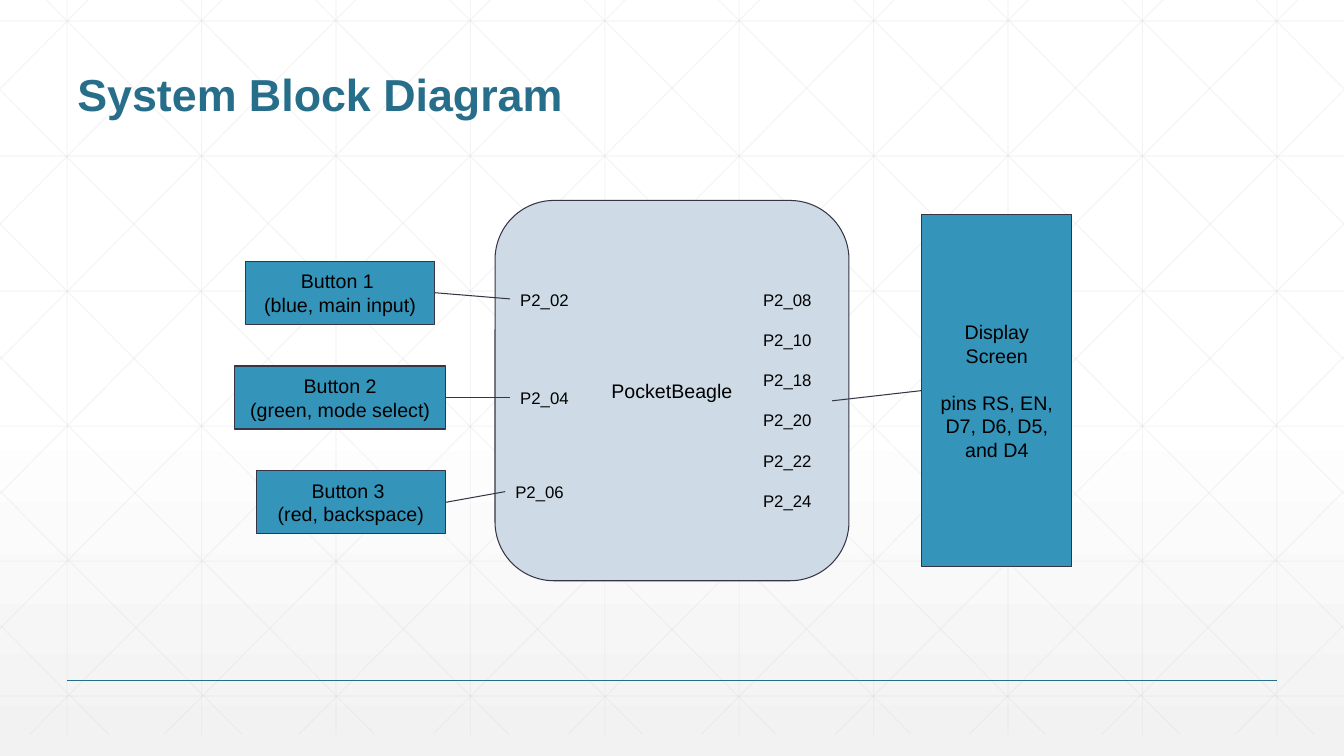
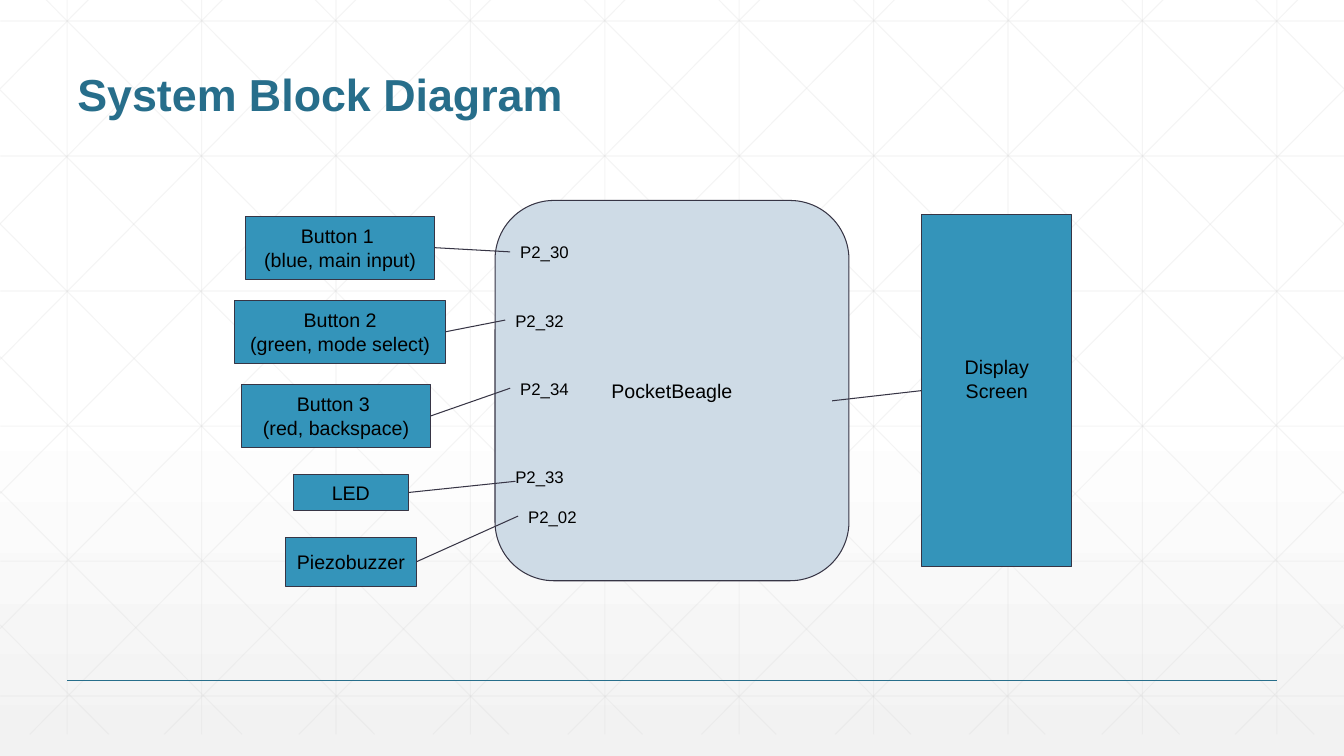
Before and after one commit to ashyel5/EDES301, a slide deck: slide 4 of project_01/docs/Yellen_EDES301_project_01_proposal.pptx (slide 3 before the commit). Drawn at 1344x756 pixels with LibreOffice and Linux fonts; fonts in the diff are those of the drawing. Boxes give left, top, right and bottom in pixels: in the first picture for what was removed or moved away, otherwise in the second. Text is boxed around its words. In the diff, an @@ line names an element or a change of style, - is before the commit and + after.

```diff
--- a/project_01/docs/Yellen_EDES301_project_01_proposal.pptx
+++ b/project_01/docs/Yellen_EDES301_project_01_proposal.pptx
@@ rectangle "Button 1" moved from (x1=246, y1=261, x2=436, y2=324) to (x1=246, y1=216, x2=436, y2=278) @@
@@ line moved from (435, 292) - (510, 299) to (435, 248) - (510, 252) @@
@@ text added at (x1=520, y1=246, x2=568, y2=262), 12 pt, text #000000 @@
+P2_30
@@ text removed at (x1=763, y1=294, x2=811, y2=511) @@
-P2_08
-P2_10
-P2_18
-P2_20
-P2_22
-P2_24
@@ rectangle "Button 2" moved from (x1=235, y1=366, x2=446, y2=429) to (x1=235, y1=300, x2=446, y2=363) @@
@@ line added from (446, 332) to (505, 321), #373545 0.75 pt @@
@@ text added at (x1=515, y1=315, x2=563, y2=331), 12 pt, text #000000 @@
+P2_32
@@ rectangle "Button 3" moved from (x1=256, y1=471, x2=446, y2=533) to (x1=242, y1=384, x2=432, y2=447) @@
@@ line moved from (446, 397) - (510, 397) to (431, 416) - (510, 388) @@
@@ text at (x1=520, y1=383, x2=568, y2=399): text changed @@
-P2_04
+P2_34
@@ text in rectangle at (x1=941, y1=395, x2=1053, y2=457): paragraph removed @@
-pins RS, EN, D7, D6, D5, and D4
@@ rectangle added at (x1=293, y1=475, x2=408, y2=510), fill #3494BA, outline #373545 0.75 pt, 14 pt, text #000000 @@
+LED
@@ text at (x1=515, y1=471, x2=563, y2=487): text changed @@
-P2_06
+P2_33
@@ line moved from (446, 502) - (505, 492) to (408, 493) - (515, 481) @@
@@ text "P2_02" moved from (x1=520, y1=294, x2=568, y2=310) to (x1=528, y1=511, x2=576, y2=527) @@
@@ rectangle added at (x1=285, y1=537, x2=416, y2=586), fill #3494BA, outline #373545 0.75 pt, 14 pt, text #000000 @@
+Piezobuzzer
@@ line added from (416, 562) to (518, 516), #373545 0.75 pt @@
```
Also in this commit, not shown: 4 other slides changed, 1 slide added, 1 slide removed.
